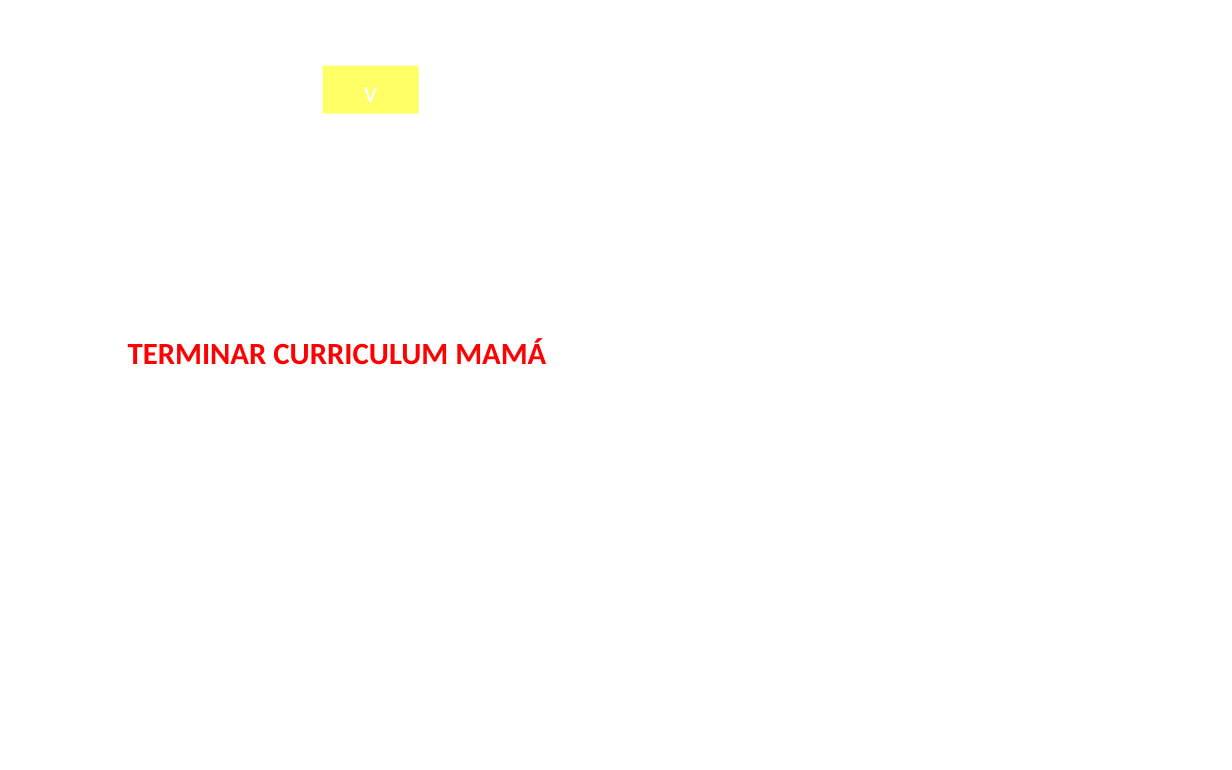
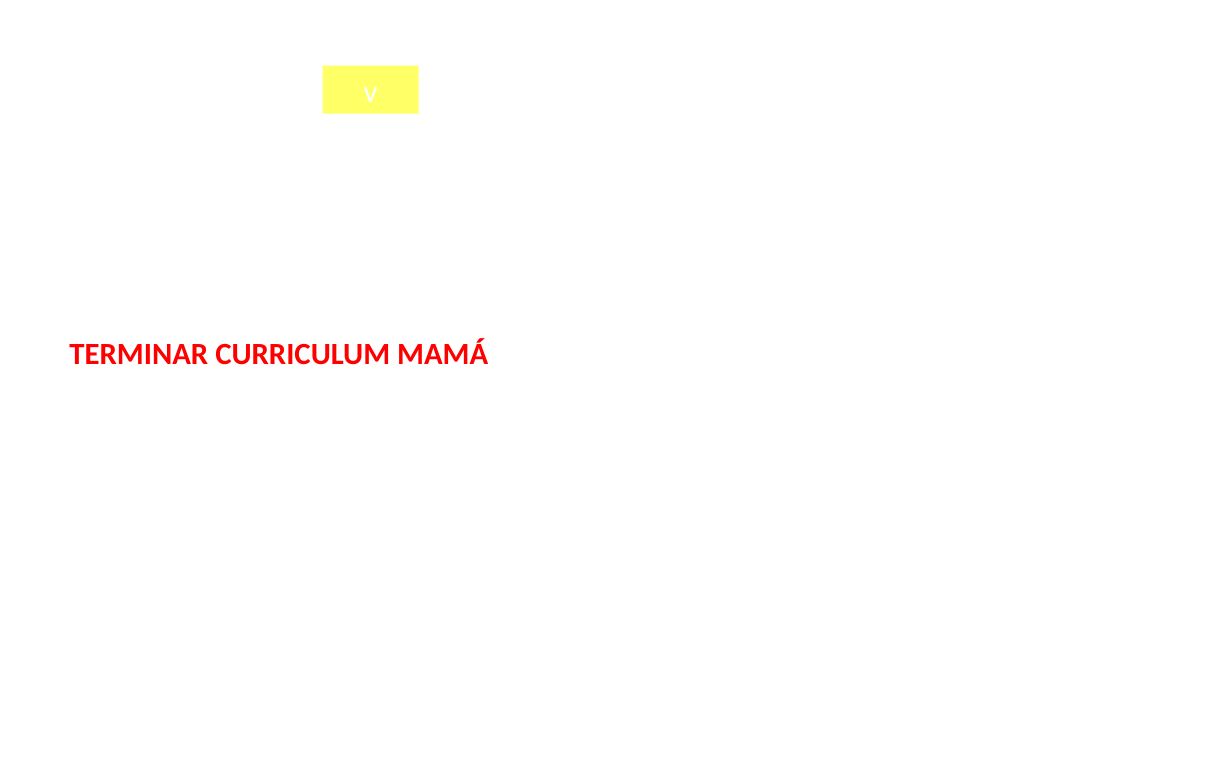
Before and after one commit to mweapon/psic_website_pub, a slide deck: slide 5 of WebSite_31032019.pptx. Drawn at 1232x770 pixels with LibreOffice and Linux fonts; fonts in the diff are those of the drawing; background and template pictures are left out. Boxes give left, top, right and bottom in pixels: in the first picture for what was removed or moved away, otherwise in the second. Text is boxed around its words. In the diff, an @@ line names an element or a change of style, - is before the commit and + after.

```diff
--- a/WebSite_31032019.pptx
+++ b/WebSite_31032019.pptx
@@ text "TERMINAR CURRICULUM MAMÁ": place and size @@
-text "TERMINAR CURRICULUM MAMÁ" at (128,338,546,365)
+text "TERMINAR CURRICULUM MAMÁ" at (69,338,488,365)
```
Also in this commit, not shown: 5 other slides changed, 10 other files.
